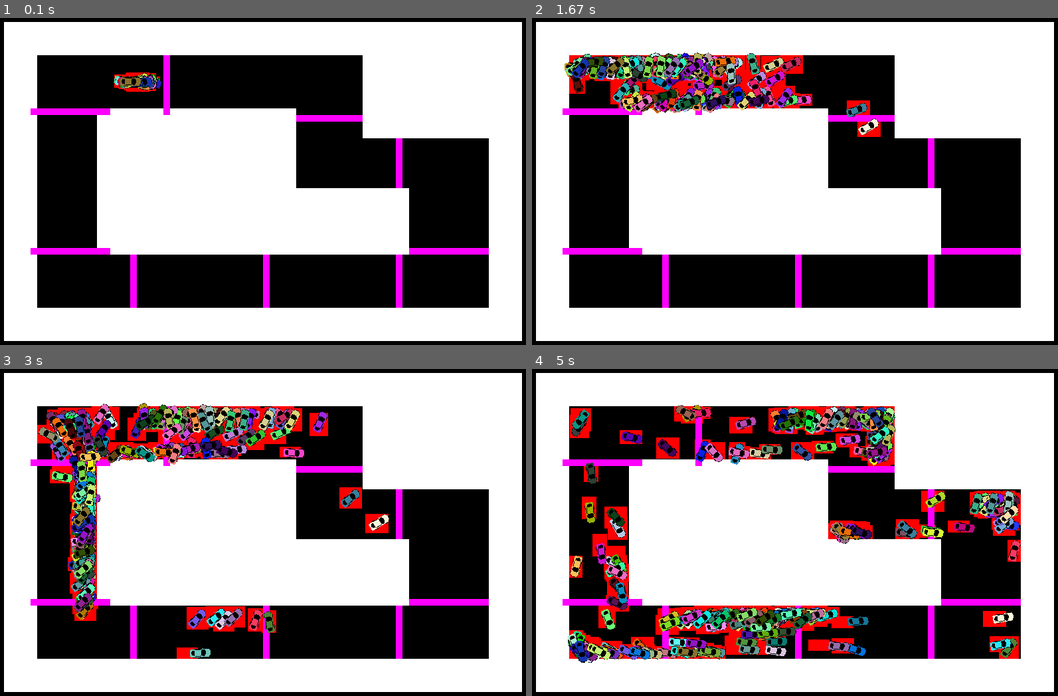
Above: before the commit, frames 1-4 (two rows, left to right).
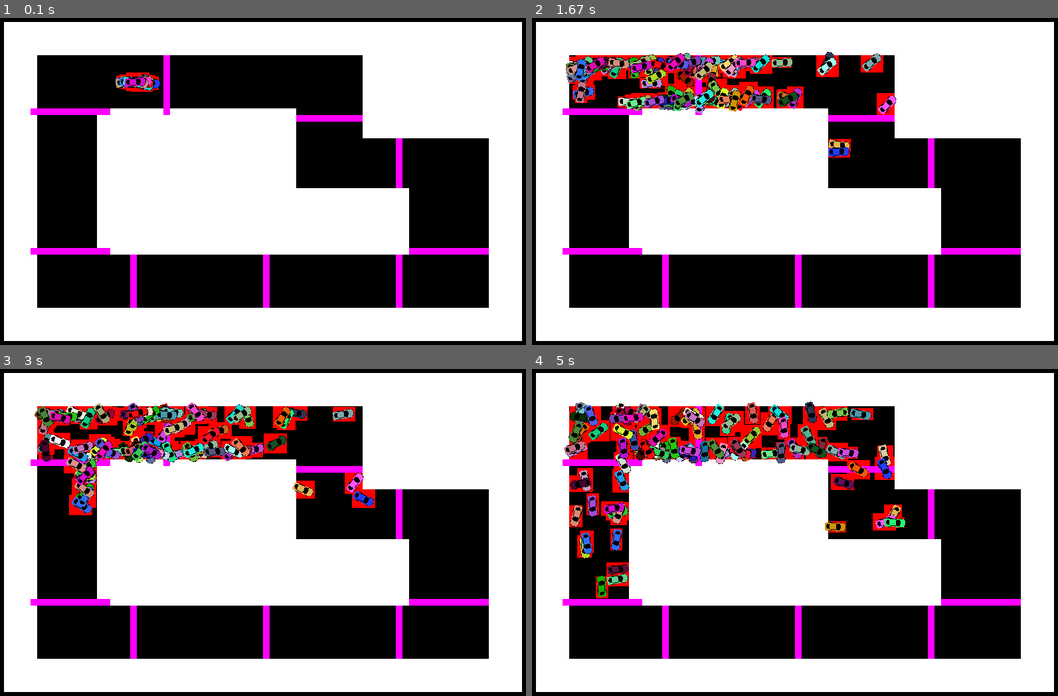
Above: after the commit, the same moments.

Repository: WilliamForSchool/PygameProject
Game: pygame game, started from neww.py
Same seed, same stepped clock (60 frames per second), same inputs: the game is played once before the commit and once after it.
Inputs:
- Up to frame 1 (0.1 s): no input
- Up to frame 2 (1.67 s): hold D 0.33-0.8 s; hold W 0.83-1.13 s; tap Shift at 0.9, 1.23, 1.53 s; tap Right Shift at 0.98 s; hold D 1.17-1.63 s
- Up to frame 3 (3 s): hold A 1.67-2.2 s; tap Shift at 1.73, 2.03, 2.3, 2.63, 2.93 s; hold S 2.23-2.53 s; tap Right Shift at 2.38 s; hold A 2.57-2.97 s
- Up to frame 4 (5 s): hold W 3-3.37 s; tap Shift at 3.07, 3.47, 3.77, 4.13, 4.53, 4.83 s; hold D 3.4-4.03 s; tap Right Shift at 3.55 s; hold S 4.07-4.43 s; hold A 4.47-4.93 s; hold D from 4.97 s (still down)

The runs differ from the first frame. In frame 1, 0.3% of the frame differs, in the area x 21-31%, y 16-23%; in frame 2, 7.0%; in frame 3, 11%; in frame 4, 18%, in the area x 6-93%, y 9-90%.

Commit message:
AI LET IT RUN

Diff:
--- a/neww.py
+++ b/neww.py
@@ -66,9 +66,17 @@
         self.score = 0
 
 
+
     def combineDNA(self, parent1, parent2):
-        randomNum = randint(0, 1000 - 1)
+        randomNum = randint(0, 6250 - 1)
         list = parent1.getDNA()[0:randomNum] + parent2.getDNA()[randomNum + 1: len(parent2.getDNA())]
+        for i in range(0, len(list)):
+            random1 = randint(0, 100)
+            random2 = randint(0, 4)
+            if random1 > 80:
+                list[i] = random2
+
+
         return list
 
 
@@ -77,15 +85,15 @@
         return self.dna
 
     def createNewDNA(self):
-        for i in range(1000):
+        for i in range(6250):
             prob = randint(1, 100)
-            if prob <= 50:
+            if prob <= 30:
                 self.dna.append(0)
-            elif prob <= 75:
+            elif prob <= 60:
                 self.dna.append(1)  # turn left
+            elif prob <= 90:
+                self.dna.append(2)  # right
             elif prob <= 95:
-                self.dna.append(2)  # right
-            elif prob <= 97:
                 self.dna.append(3)  # gear down
             else:
                 self.dna.append(4)  # gear up
@@ -95,14 +103,15 @@
     def hitCheckPoint(self, num):
         if num == 0 and not self.checks[0]:
             self.checks[num] = True
-            self.score += 5
+            self.score += (6000-self.currentIndex) + 5
         if num == 8 and not self.checks[8]:
             if self.checks[7] == True:
                 self.checks = [False, False, False, False, False, False, False, False, False]
-                self.score += 50
+                self.score += (6000-self.currentIndex) + 50
+                print("Done")
         elif self.checks[num - 1] and not self.checks[num]:
             self.checks[num] = True
-            self.score += 5
+            self.score += (6000-self.currentIndex) + 50
 
 
 
@@ -125,6 +134,10 @@
 
         oldx = self.x
         oldy = self.y
+        if self.gear >= 3:
+            self.gear = 3
+        if self.gear <= -3:
+            self.gear = -3
         if (not self.gear == 0):
             self.x = self.x + self.gear * math.cos(self.angle / 180 * math.pi)
             self.y = self.y + self.gear * math.sin(self.angle / 180 * math.pi)
@@ -136,7 +149,7 @@
             self.x = oldx
             self.y = oldy
             self.rect.center = (self.x, self.y)
-            self.score -= 5
+
 
 
 
@@ -154,7 +167,7 @@
             self.x = oldx
             self.y = oldy
             self.rect.center = (self.x, self.y)
-            self.score -= 10
+
 
 
 
@@ -219,9 +232,11 @@
             elif (self.dna[self.currentIndex] == 2):
                 self.rotateRight()
             elif (self.dna[self.currentIndex] == 3):
+
                 self.gearDown()
-                self.score -= 2
+
             elif (self.dna[self.currentIndex] == 4):
+
                 self.gearUp()
 
         self.forward(map)
@@ -266,8 +281,8 @@
 
 def makeBabyCars(sortedList):
     for i in range(0,len(sortedList)):
-        parent1 = sortedList[randint(0,len(sortedList) - 1)]
-        parent2 = sortedList[randint(0,len(sortedList) - 1)]
+        parent1 = sortedList[randint(0, int(len(sortedList)/10))]
+        parent2 = sortedList[randint(0, int(len(sortedList)/10))]
         sortedList.append(Car(parent1, parent2))
 
 
@@ -306,7 +321,7 @@
 
 # make a single Car object
 cars = pygame.sprite.Group()
-for i in range(300):
+for i in range(100):
     cars.add(Car())
 
 map1 = Map()
@@ -326,11 +341,10 @@
 
     map1.draw(screen)
     cars.draw(screen)
-    print(len(cars.sprites()))
-    print(generation)
     pygame.display.update()
     clock.tick(300)
 
     if cars.sprites()[0].generationOver():
         generation += 1
         createNextGeneration()
+        print(generation)
